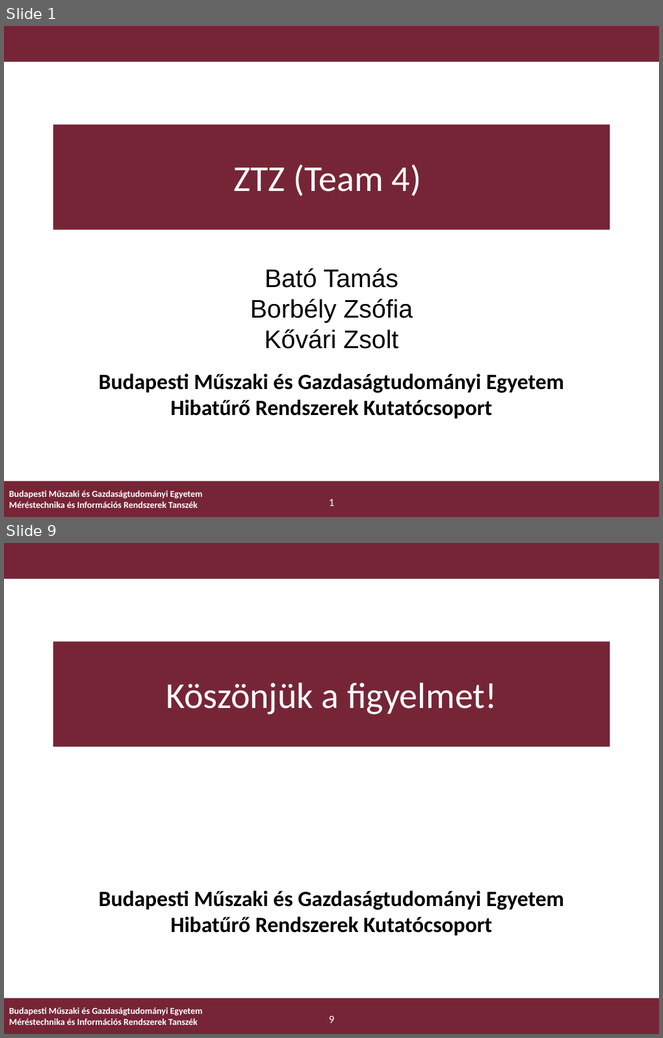
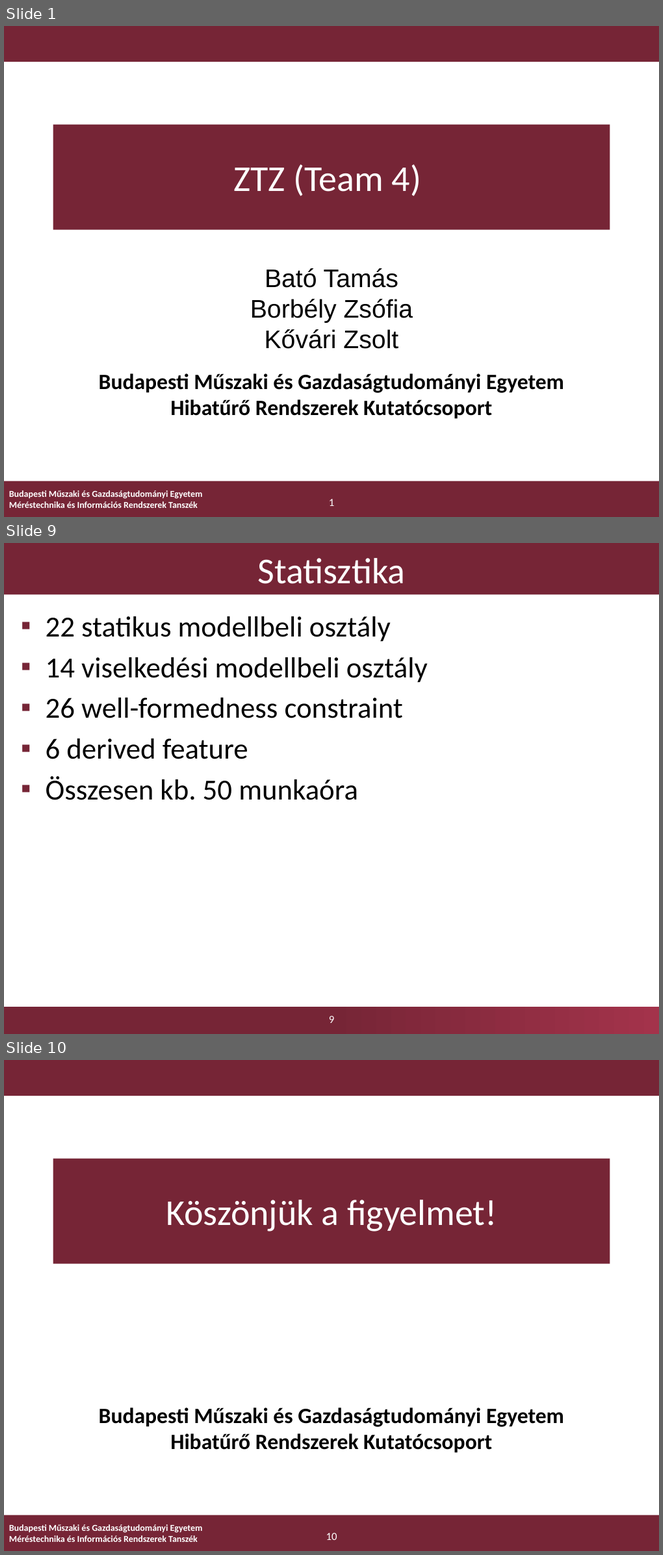
Before and after one commit to FTSRG-MDSD/MDSD-2016-ztz, a slide deck: doc/prezi/ztz-presentation.pptx. Shown one above the other, each under a label of ours: slides 1 and 9 before the commit, slides 1, 9 and 10 after it; the slides between them are not shown. The pictures are 663x1038 and 663x1555 pixels, drawn with LibreOffice and Linux fonts; fonts in the diff are those of the drawing; background and template pictures are left out. Boxes give left, top, right and bottom in pixels: in the first picture for what was removed or moved away, otherwise in the second. Text is boxed around its words. In the diff, an @@ line names an element or a change of style, - is before the commit and + after.

Commit message:
Presentation v0.6 - Legend for colors - Temp slide removed - Constraint and statistics slides added

```diff
--- a/doc/prezi/ztz-presentation.pptx
+++ b/doc/prezi/ztz-presentation.pptx
@@ slide 9 added at (4, 543, 659, 1034), background #FFFFFF; not listed: 1 template element that a slide beside it also shows @@
@@ title added at (4, 543, 659, 595), fill #762536, 40 pt, text #FFFFFF @@
+Statisztika
@@ text added at (46, 616, 428, 800), 32 pt, text #000000 @@
+▪ 22 statikus modellbeli osztály
+▪ 14 viselkedési modellbeli osztály
+▪ 26 well-formedness constraint
+▪ 6 derived feature
+▪ Összesen kb. 50 munkaóra
@@ page number added at (329, 1016, 334, 1023), 12 pt, text #FFFFFF @@
+9
@@ what was slide 9 is now slide 10 @@
@@ page number at (326, 1533, 337, 1540): text changed @@
-9
+10
```
Also in this commit, not shown: 5 slides changed, 2 other slides added, 2 slides removed.
